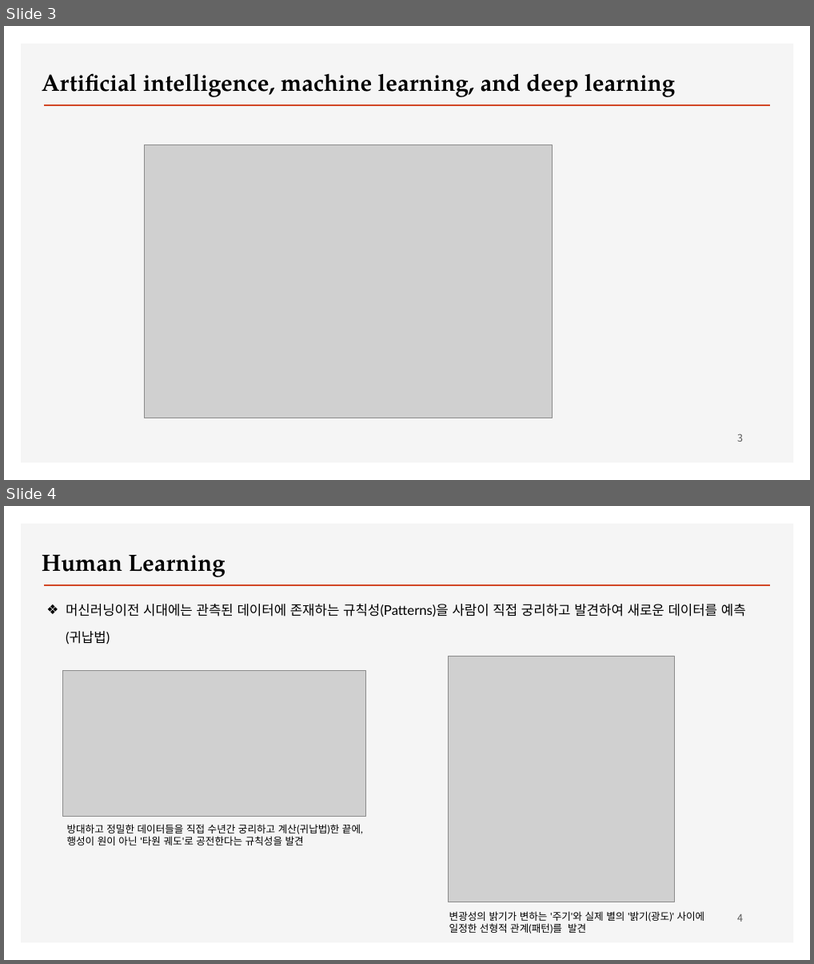
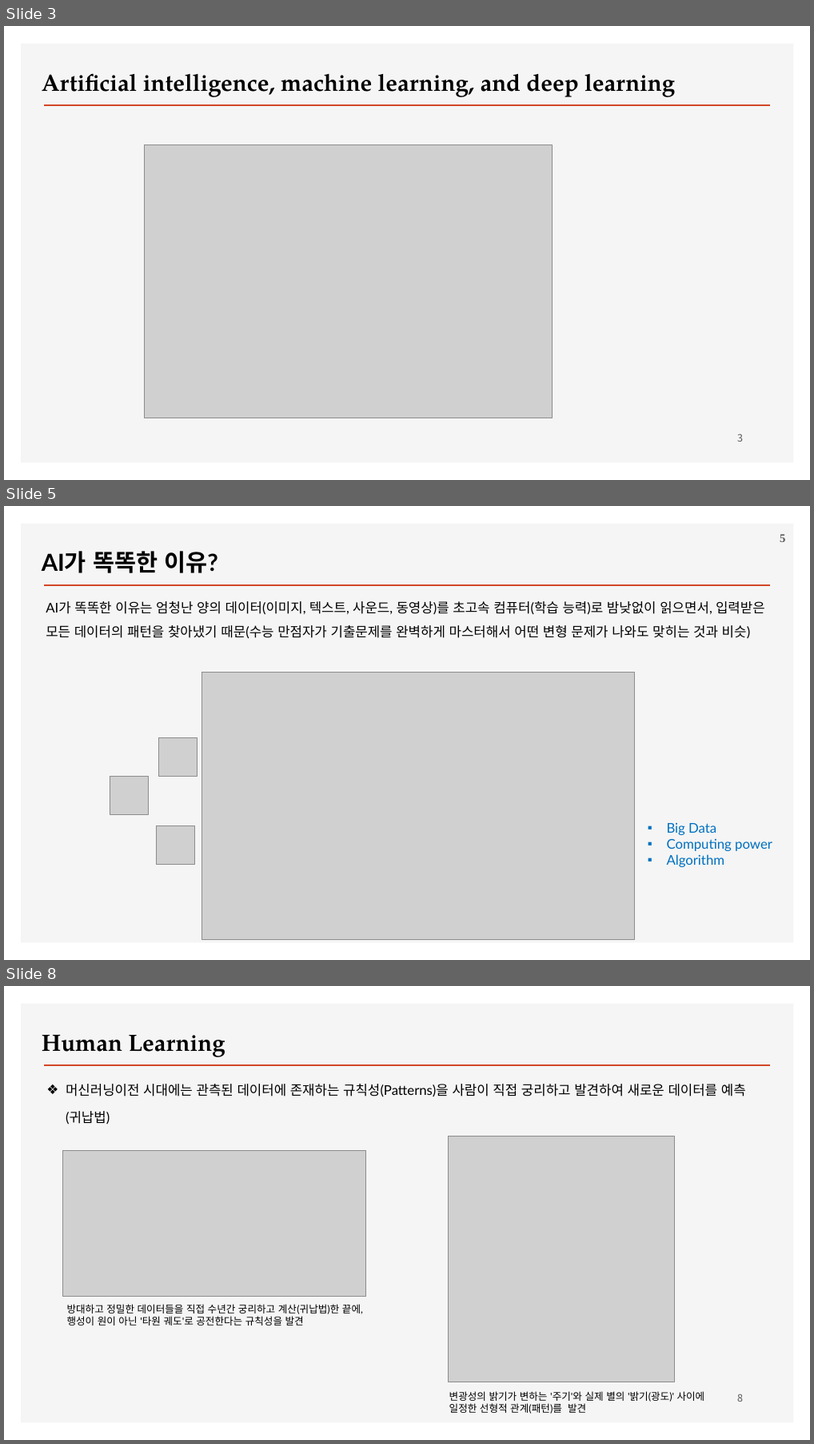
Before and after one commit to ancestor9/2026_Fall_Deep-Learning-with-Python, a slide deck: Chapter 01 What is deep learning.pptx. Shown one above the other, each under a label of ours: slides 3 and 4 before the commit, slides 3, 5 and 8 after it; the slides between them are not shown. The pictures are 814x964 and 814x1444 pixels, drawn with LibreOffice and Linux fonts; fonts in the diff are those of the drawing; grey boxes stand for pictures; background and template pictures are left out. Boxes give left, top, right and bottom in pixels: in the first picture for what was removed or moved away, otherwise in the second. Text is boxed around its words. In the diff, an @@ line names an element or a change of style, - is before the commit and + after.

```diff
--- a/Chapter 01 What is deep learning.pptx
+++ b/Chapter 01 What is deep learning.pptx
@@ slide 5 added at (4,506,810,960), background #FFFFFF; not listed: 2 template elements that a slide beside it also shows @@
@@ text added at (42,551,218,573), 28 pt, text #000000, bold @@
+AI가 똑똑한 이유?
@@ page number added at (780,534,786,542), 14 pt, text #595959, bold @@
+5
@@ text added at (46,601,766,639), 16 pt, text #000000 @@
+AI가 똑똑한 이유는 엄청난 양의 데이터(이미지, 텍스트, 사운드, 동영상)를 초고속 컴퓨터(학습 능력)로 밤낮없이 읽으면서, 입력받은 모든 데이터의 패턴을 찾아냈기 때문(수능 만점자가 기출문제를 완벽하게 마스터해서 어떤 변형 문제가 나와도 맞히는 것과 비슷)
@@ picture added at (202,672,635,939) @@
@@ picture added at (159,738,197,776) @@
@@ picture added at (110,776,148,814) @@
@@ picture added at (157,825,194,864) @@
@@ text added at (667,823,773,867), 16 pt, text #0070C0 @@
+▪ Big Data
+▪ Computing power
+▪ Algorithm
@@ what was slide 4 is now slide 8 @@
@@ page number at (738,1393,743,1401): text changed @@
-4
+8
```
Also in this commit, not shown: 8 other slides added.
